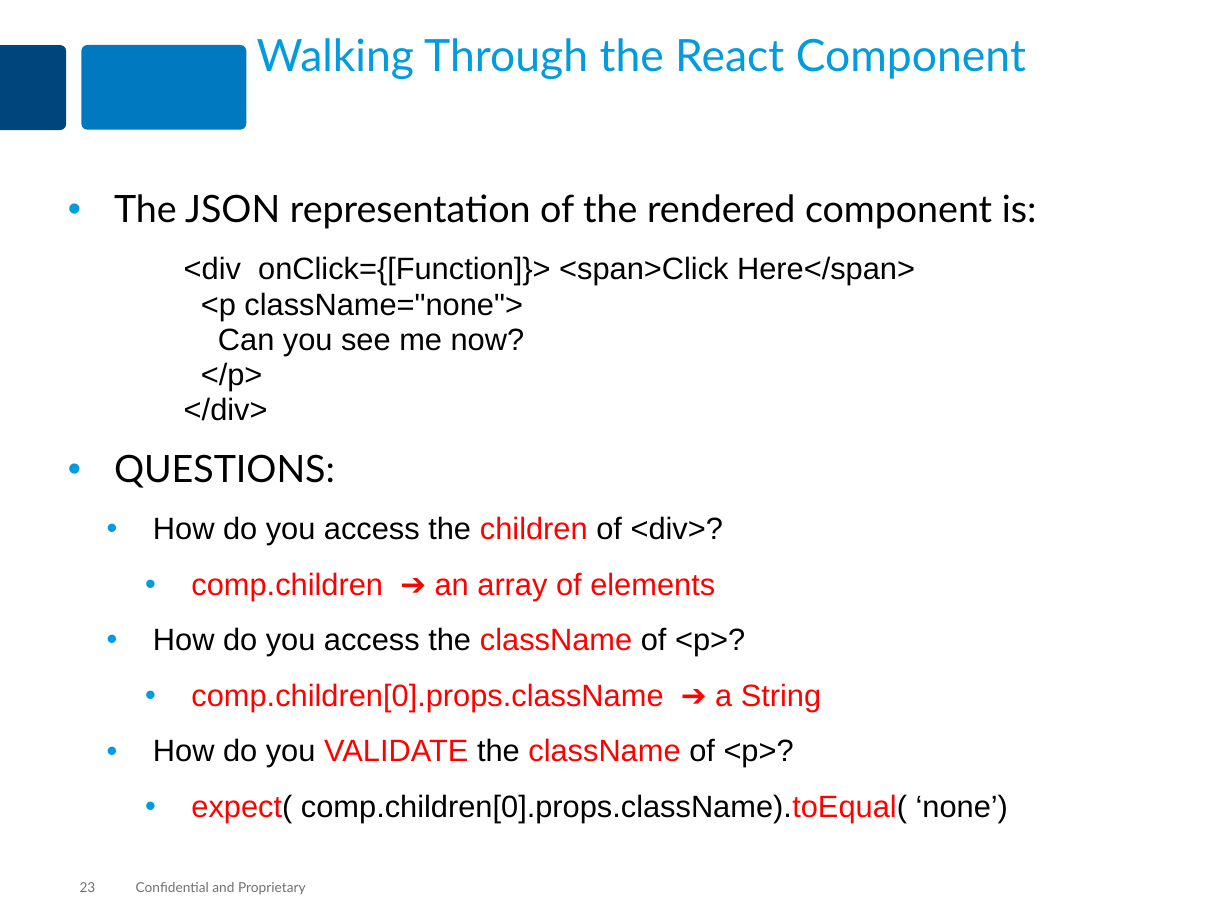
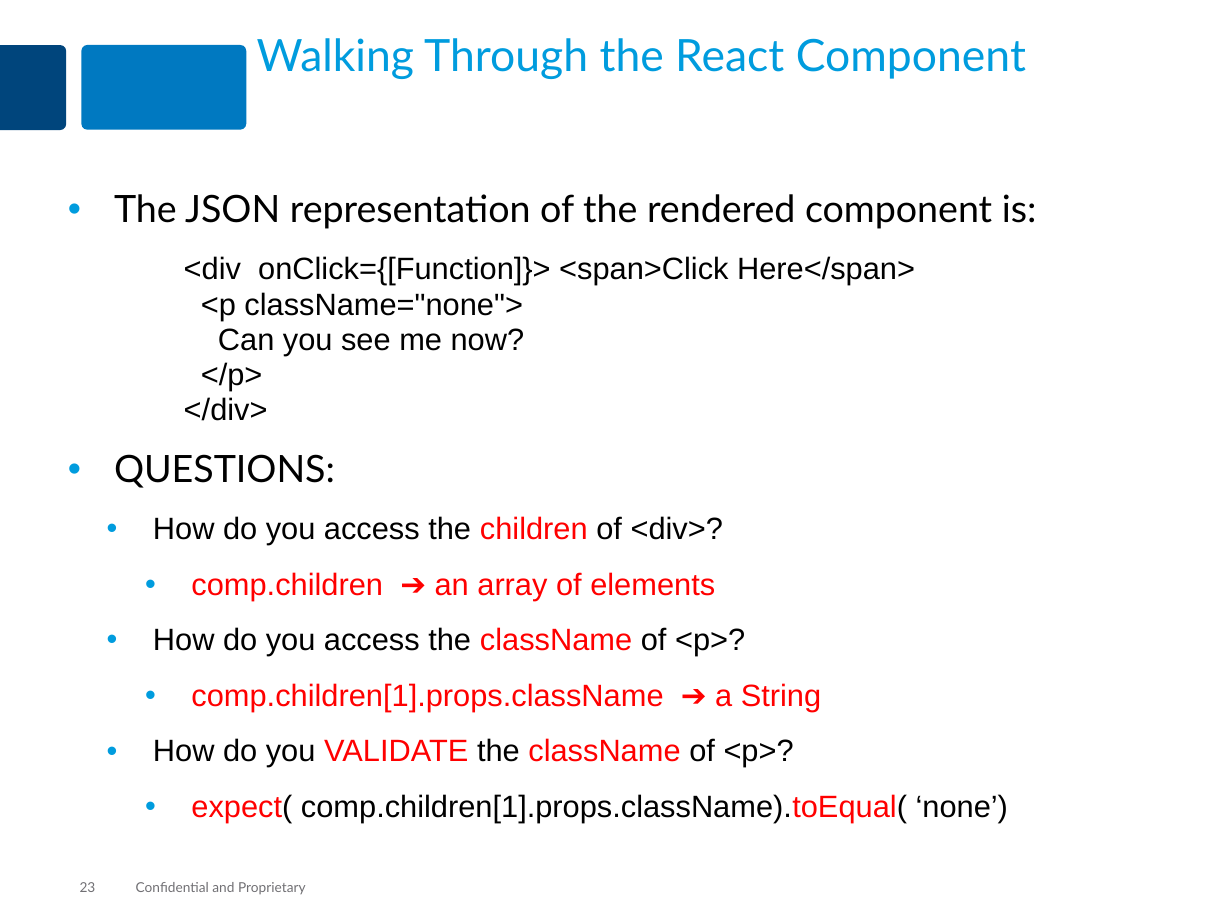
Before and after one commit to MaxMillington/react_practice, a slide deck: slide 23 of lesson-react-70-testing/react-testing.pptx. Drawn at 1232x924 pixels with LibreOffice and Linux fonts; fonts in the diff are those of the drawing. Boxes give left, top, right and bottom in pixels: in the first picture for what was removed or moved away, otherwise in the second. Text is boxed around its words. In the diff, an @@ line names an element or a change of style, - is before the commit and + after.

Commit message:
Changed children[0] to children[1] - whoops

```diff
--- a/lesson-react-70-testing/react-testing.pptx
+++ b/lesson-react-70-testing/react-testing.pptx
@@ text at bbox=[191, 683, 821, 711]: text changed @@
-    • comp.children[0].props.className ➔ a String
+    • comp.children[1].props.className ➔ a String
@@ text at bbox=[191, 794, 1008, 823]: text changed @@
-    • expect( comp.children[0].props.className).toEqual( ‘none’)
+    • expect( comp.children[1].props.className).toEqual( ‘none’)
```
Also in this commit, not shown: 1 other slide changed.
